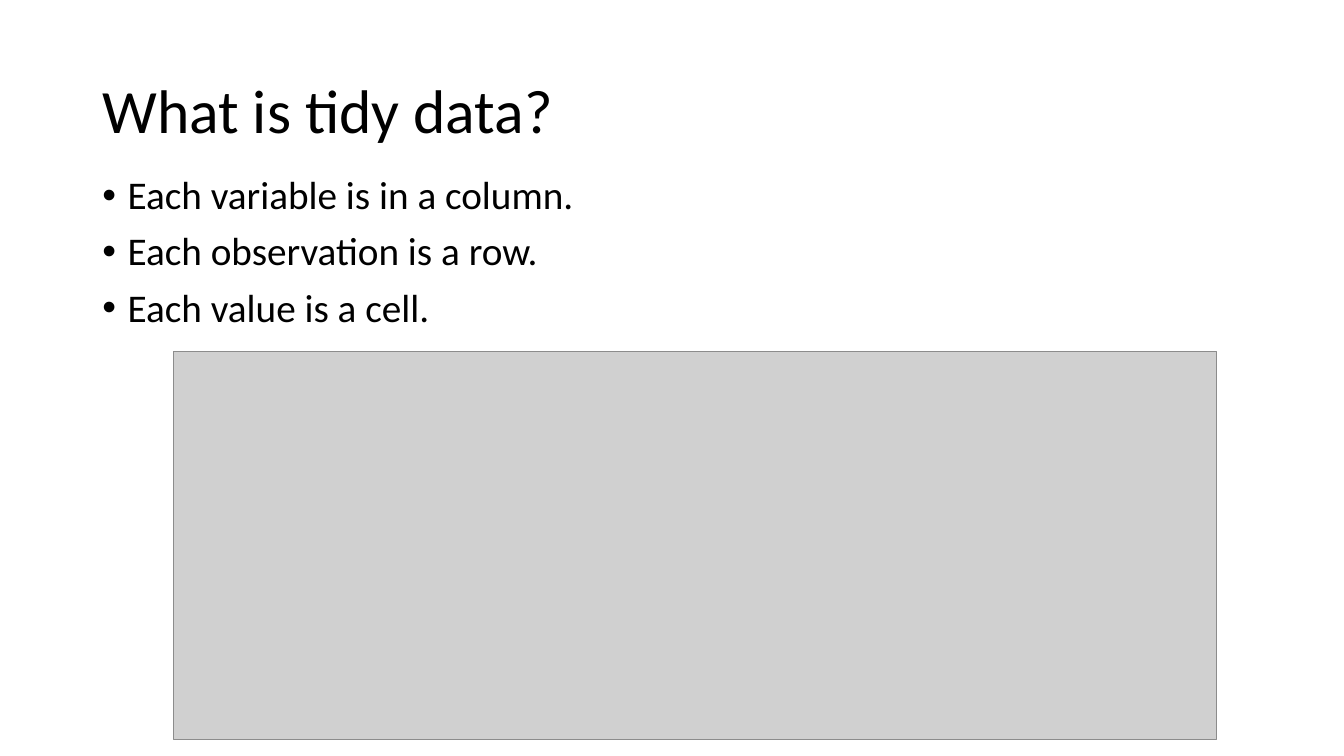
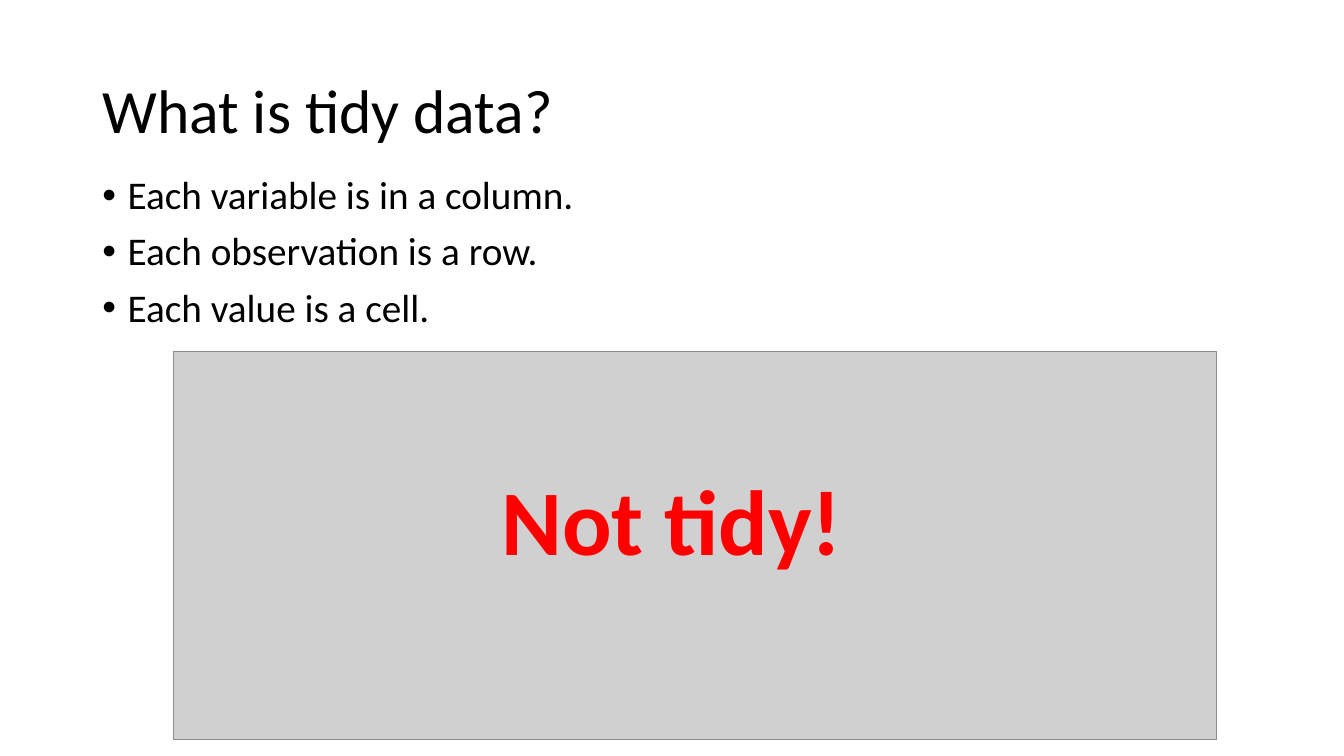
Before and after one commit to clward/tidyverseIntro, a slide deck: slide 13 of tidyverse.pptx. Drawn at 1344x756 pixels with LibreOffice and Linux fonts; fonts in the diff are those of the drawing; grey boxes stand for pictures. Boxes give left, top, right and bottom in pixels: in the first picture for what was removed or moved away, otherwise in the second. Text is boxed around its words. In the diff, an @@ line names an element or a change of style, - is before the commit and + after.

```diff
--- a/tidyverse.pptx
+++ b/tidyverse.pptx
@@ text added at [501,490,842,570], 66 pt, text #FF0000, bold @@
+Not tidy!
```
Also in this commit, not shown: 2 other slides changed.
